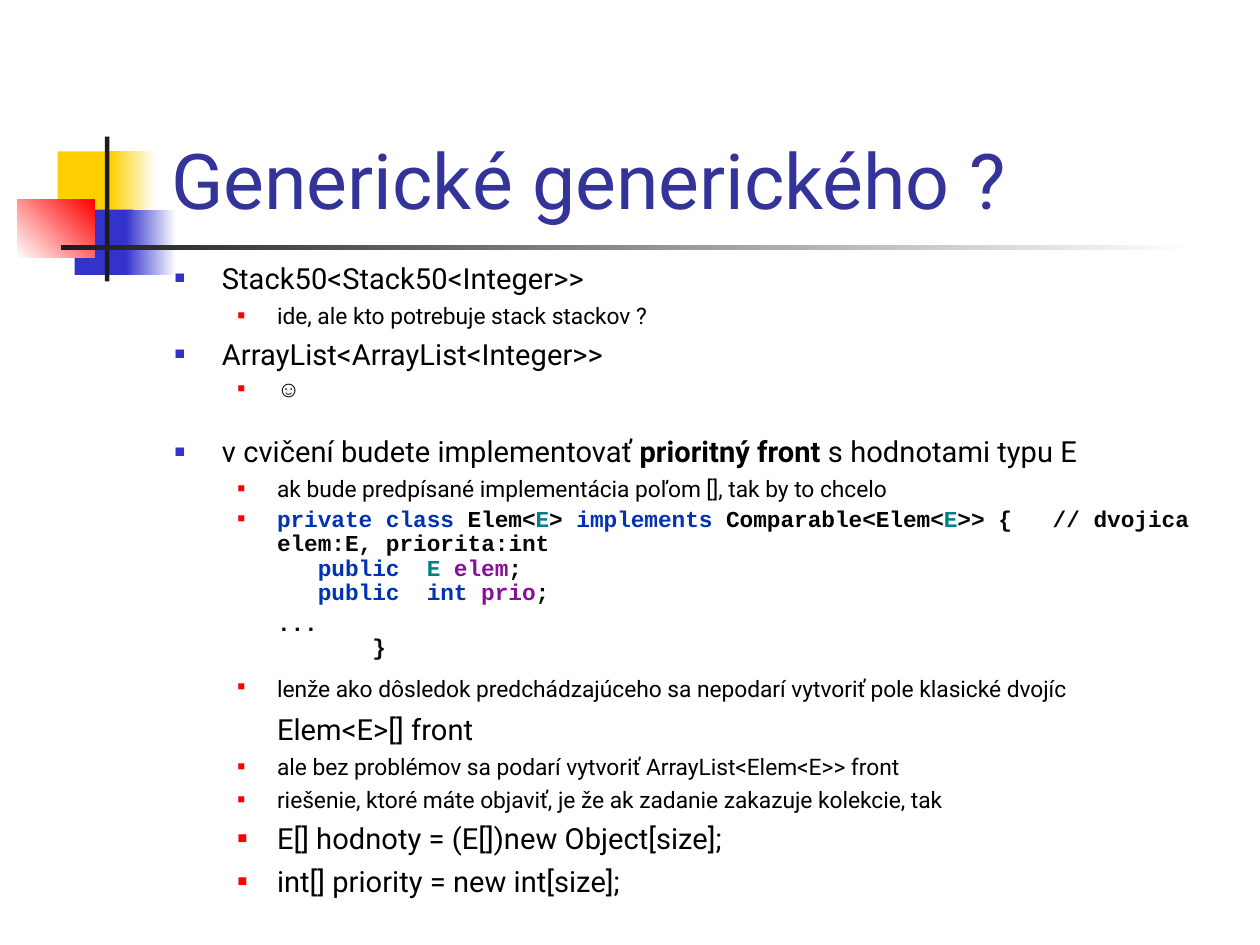
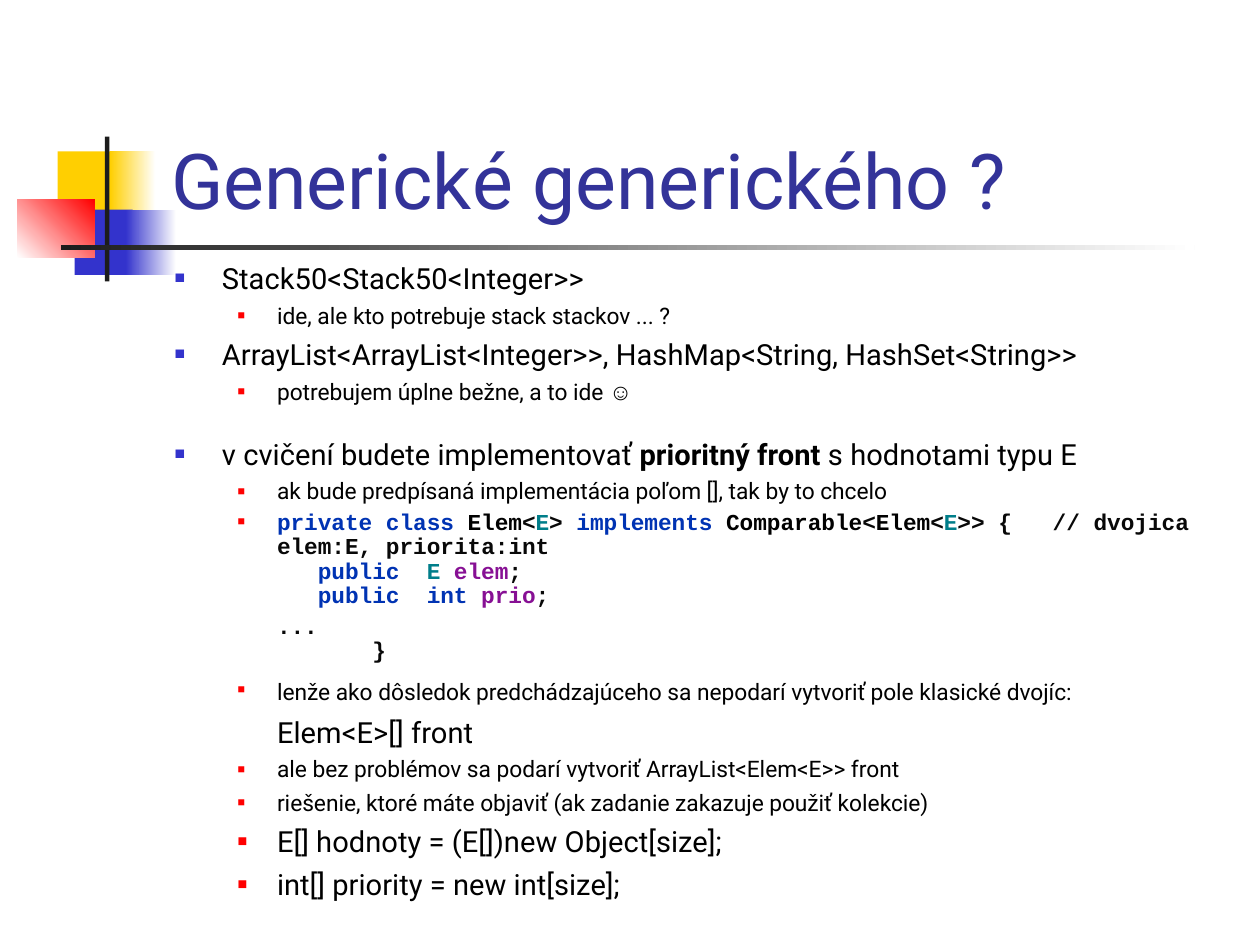
Before and after one commit to Programovanie4/Prednasky, a slide deck: slide 18 of 05/05_java.ppt. Drawn at 1260x945 pixels with LibreOffice and Linux fonts; fonts in the diff are those of the drawing. Boxes give left, top, right and bottom in pixels: in the first picture for what was removed or moved away, otherwise in the second. Text is boxed around its words. In the diff, an @@ line names an element or a change of style, - is before the commit and + after.

```diff
--- a/05/05_java.ppt
+++ b/05/05_java.ppt
@@ text at [222, 343, 1077, 405]: text changed @@
-  ■ ide, ale kto potrebuje stack stackov ?
-■ ArrayList<ArrayList<Integer>>
-  ■ ☺
+  ■ ide, ale kto potrebuje stack stackov ... ?
+■ ArrayList<ArrayList<Integer>>, HashMap<String, HashSet<String>>
+  ■ potrebujem úplne bežne, a to ide ☺
@@ text at [277, 482, 887, 504]: text changed @@
-  ■ ak bude predpísané implementácia poľom [], tak by to chcelo
+  ■ ak bude predpísaná implementácia poľom [], tak by to chcelo
@@ text at [277, 681, 1072, 705]: text changed @@
-  ■ lenže ako dôsledok predchádzajúceho sa nepodarí vytvoriť pole klasické dvojíc
+  ■ lenže ako dôsledok predchádzajúceho sa nepodarí vytvoriť pole klasické dvojíc:
@@ text at [277, 792, 929, 816]: text changed @@
-  ■ riešenie, ktoré máte objaviť, je že ak zadanie zakazuje kolekcie, tak
+  ■ riešenie, ktoré máte objaviť (ak zadanie zakazuje použiť kolekcie)
```
Also in this commit, not shown: 28 other slides changed, 1 slide added, 1 slide removed, 1 other file.
